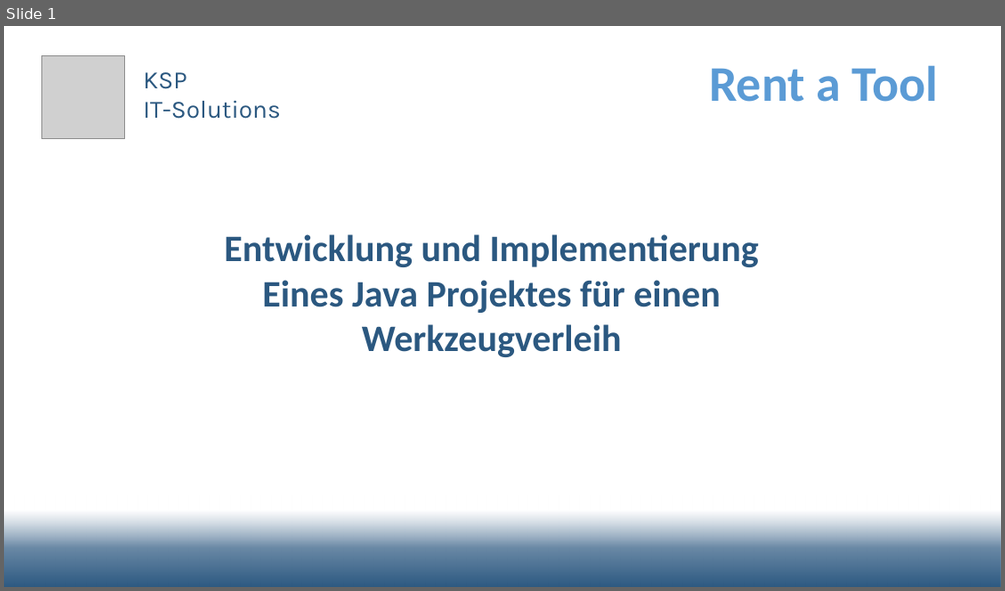
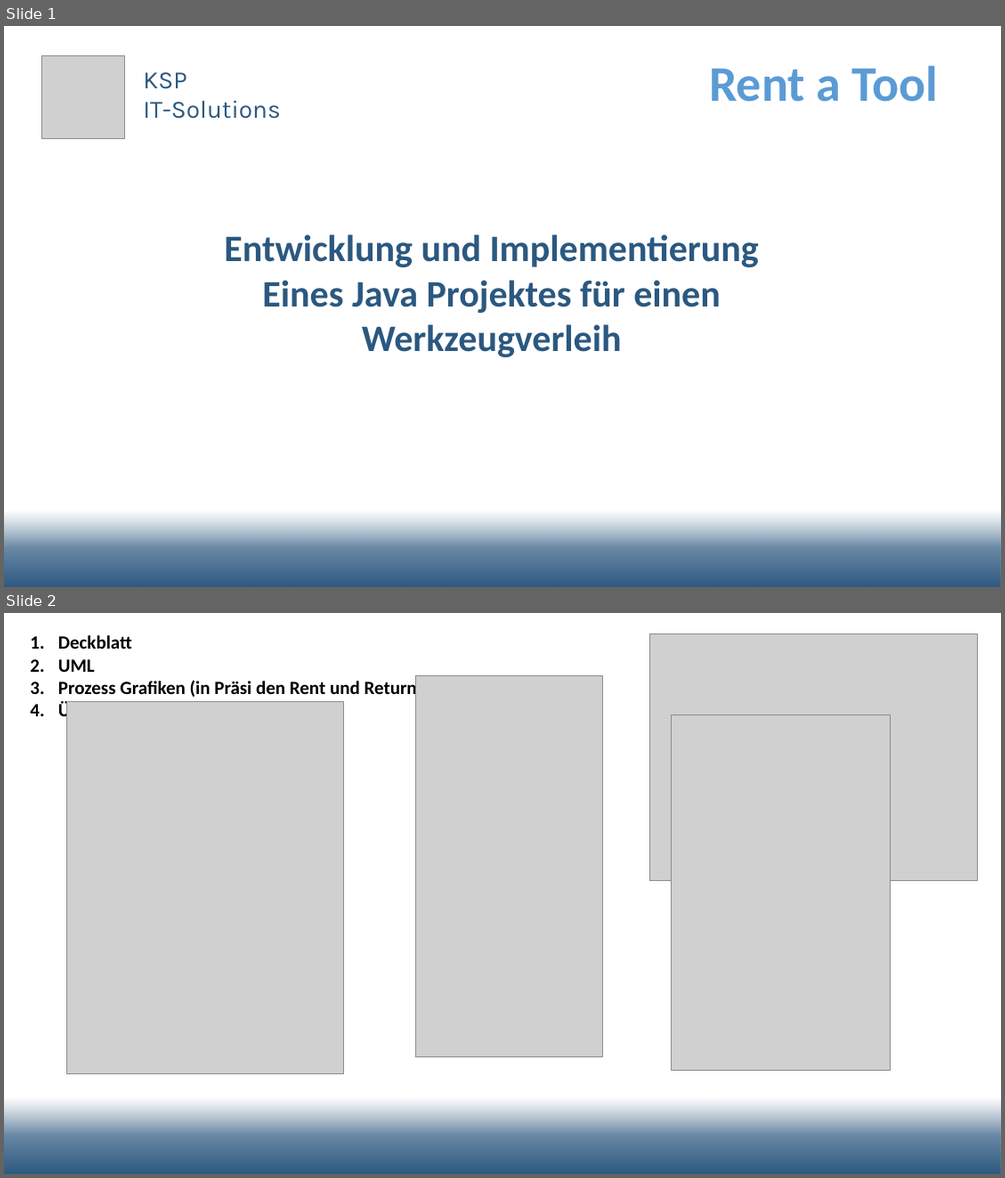
Before and after one commit to fh-erfurt/RentATool, a slide deck: share/presentations/2019_07_19_Präsentation -Final.pptx. Shown one above the other, each under a label of ours: slide 1 before the commit, slides 1 and 2 after it. The pictures are 1005x591 and 1005x1178 pixels, drawn with LibreOffice and Linux fonts; fonts in the diff are those of the drawing; grey boxes stand for pictures; background and template pictures are left out. Boxes give left, top, right and bottom in pixels: in the first picture for what was removed or moved away, otherwise in the second. Text is boxed around its words. In the diff, an @@ line names an element or a change of style, - is before the commit and + after.

```diff
--- a/share/presentations/2019_07_19_Präsentation -Final.pptx
+++ b/share/presentations/2019_07_19_Präsentation -Final.pptx
@@ slide 2 added at [4, 613, 1001, 1174], background #FFFFFF; not listed: 1 template element that a slide beside it also shows @@
@@ text added at [58, 635, 417, 722], 18 pt, text #000000, bold @@
+1. Deckblatt
+2. UML
+3. Prozess Grafiken (in Präsi den Rent und Return Prozess erklären)
+4. Übergang an intellij
@@ picture added at [650, 634, 978, 881] @@
@@ picture added at [415, 676, 603, 1057] @@
@@ picture added at [67, 702, 344, 1074] @@
@@ picture added at [672, 714, 890, 1070] @@
```
Also in this commit, not shown: 6 slides removed, 1 other file.
